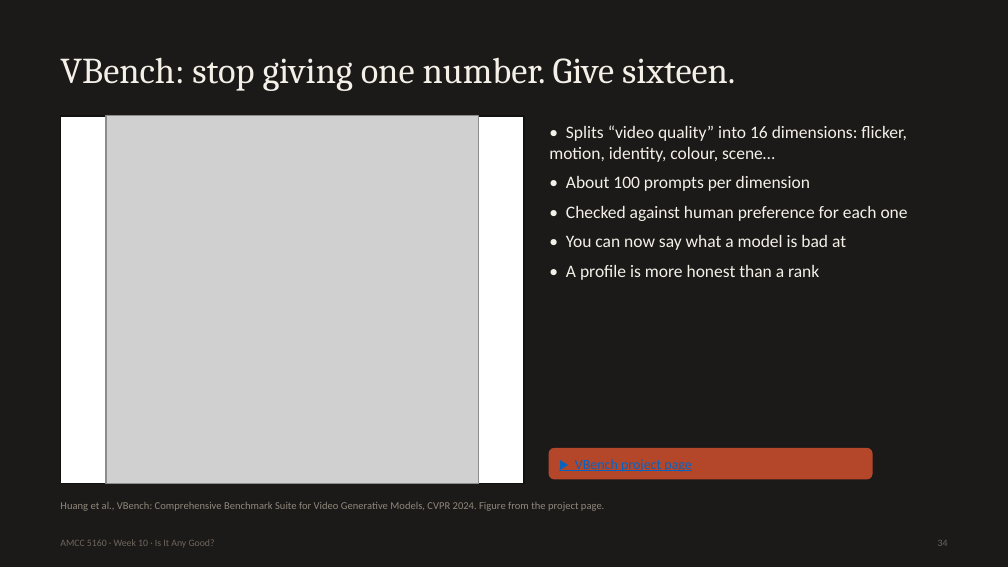
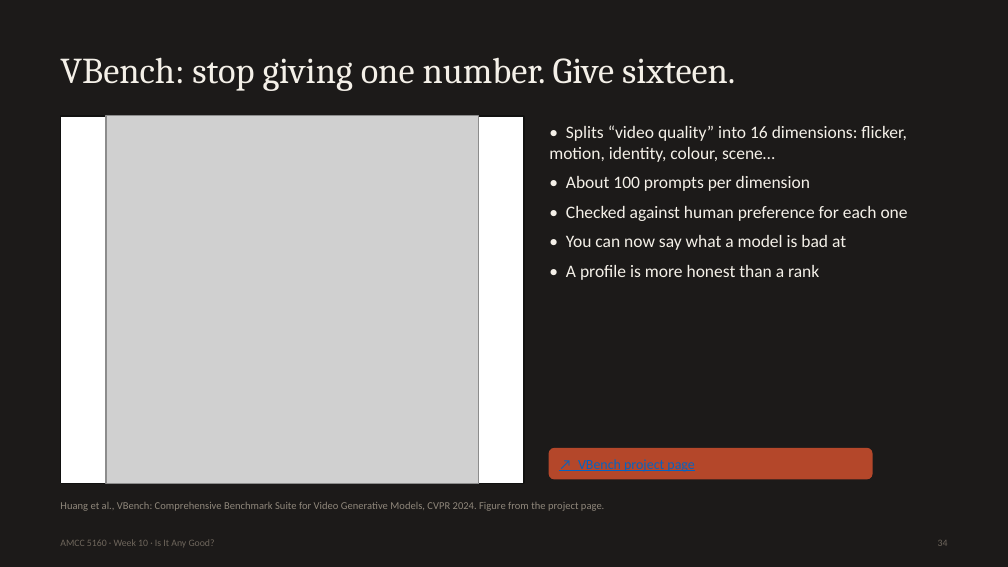
Before and after one commit to leehomyc/leehomyc.github.io, a slide deck: slide 34 of amcc5160/lecture-10/downloads/Lecture10_Slides.pptx. Drawn at 1008x567 pixels with LibreOffice and Linux fonts; fonts in the diff are those of the drawing; grey boxes stand for pictures. Boxes give left, top, right and bottom in pixels: in the first picture for what was removed or moved away, otherwise in the second. Text is boxed around its words. In the diff, an @@ line names an element or a change of style, - is before the commit and + after.

```diff
--- a/amcc5160/lecture-10/downloads/Lecture10_Slides.pptx
+++ b/amcc5160/lecture-10/downloads/Lecture10_Slides.pptx
@@ text at (578, 459, 694, 472): text changed @@
-▶ VBench project page
+↗ VBench project page
```
Also in this commit, not shown: 8 other slides changed, 16 other files.
